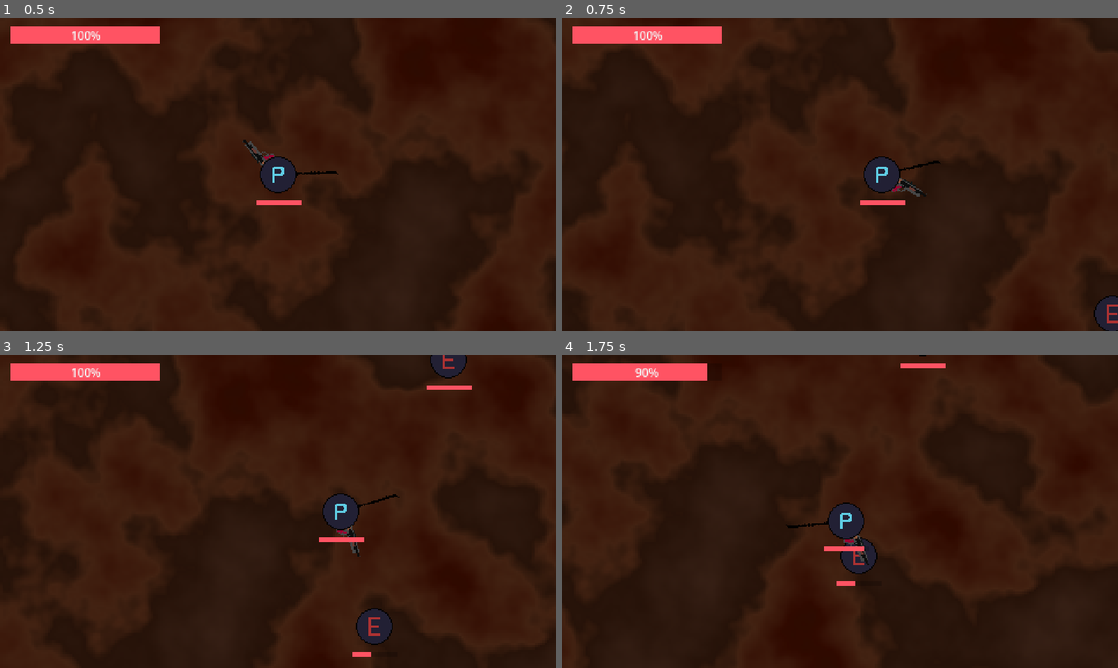
Above: before the commit, frames 1-4 (two rows, left to right).
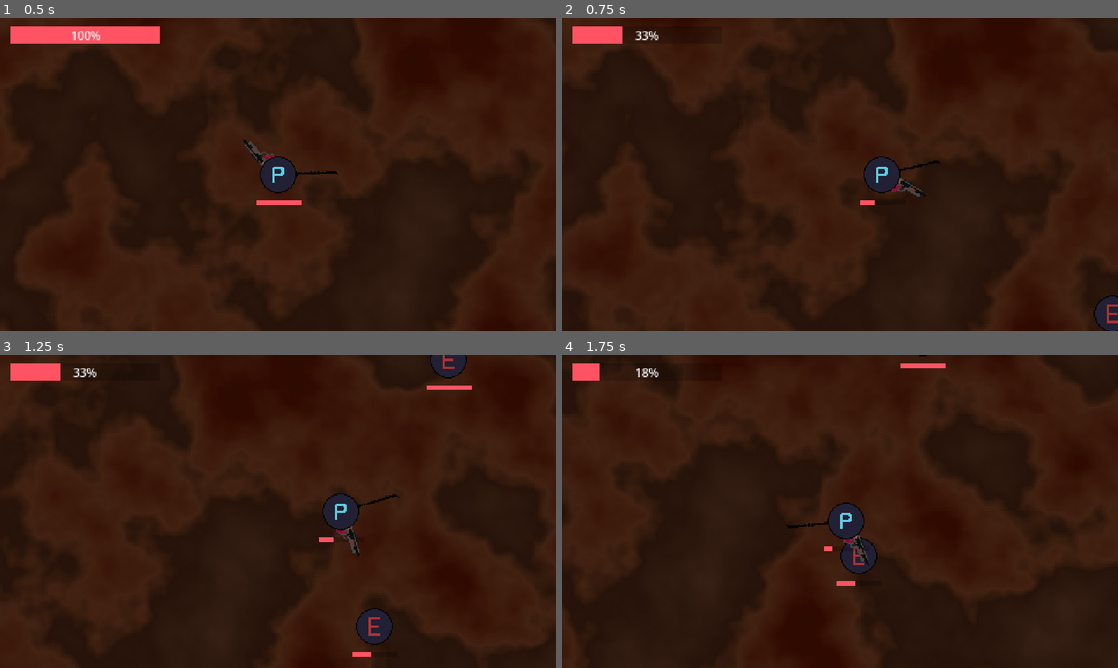
Above: after the commit, the same moments.

Repository: BaldurThor/CGDD
Game: Godot game, scene res://scenes/main.tscn
The game is run twice, just before and just after one commit, with the same random seed, the same clock (stepped at 60 frames per second) and the same inputs.
Inputs (mouse positions are in pixels of both pictures, inside the frame that each line leads up to):
- Up to frame 1 (0.5 s): no input
- Up to frame 2 (0.75 s): tap Enter at 0.5 s; move the mouse to (962, 158) at 0.52 s; hold D (move_right) from 0.53 s (still down); tap G at 0.6 s; click (962, 158) at 0.67 s
- Up to frame 3 (1.25 s): keep holding D (move_right)
- Up to frame 4 (1.75 s): move the mouse to (728, 527) at 1.27 s; release D (move_right) at 1.28 s; hold S (move_down) from 1.28 s (still down); tap G at 1.35 s

Frame 1 is identical in both runs. In frame 2, 1.1% of the frame differs, in the area x 10-62%, y 2-60%; in frame 3, 1.1%; in frame 4, 1.2%, in the area x 6-55%, y 2-63%.

Commit message:
Add basic ability implementation

Diff:
--- /dev/null
+++ b/assets/abilities/gater_hide.tres
@@ -0,0 +1,11 @@
+[gd_resource type="Resource" script_class="AbilityInfo" load_steps=3 format=3 uid="uid://bbt18co7pmomp"]
+
+[ext_resource type="Script" path="res://scripts/ability_system/abilities/gater_hide.gd" id="1_f6gvn"]
+[ext_resource type="Script" path="res://scripts/ability_system/ability_info.gd" id="2_esiq2"]
+
+[resource]
+script = ExtResource("2_esiq2")
+ability_script = ExtResource("1_f6gvn")
+name = "Gater Hide"
+rarity = 0
+incompatabilities = Array[ExtResource("2_esiq2")]([])
--- /dev/null
+++ b/assets/abilities/loot_table.tres
@@ -0,0 +1,9 @@
+[gd_resource type="Resource" script_class="AbilityPool" load_steps=4 format=3 uid="uid://ci2k3ke86qm0e"]
+
+[ext_resource type="Script" path="res://scripts/ability_system/ability_info.gd" id="1_7pjxk"]
+[ext_resource type="Resource" uid="uid://bbt18co7pmomp" path="res://assets/abilities/gater_hide.tres" id="2_u5r05"]
+[ext_resource type="Script" path="res://scripts/ability_system/ability_pool.gd" id="3_bjtgc"]
+
+[resource]
+script = ExtResource("3_bjtgc")
+abilities = Array[ExtResource("1_7pjxk")]([ExtResource("2_u5r05")])
--- /dev/null
+++ b/assets/icons/editor/bxs_bar_chart_alt_2.svg
@@ -0,0 +1 @@
+<svg xmlns="http://www.w3.org/2000/svg" width="24" height="24" viewBox="0 0 24 24"><path fill="#fff" d="M6 21H3a1 1 0 0 1-1-1v-8a1 1 0 0 1 1-1h3a1 1 0 0 1 1 1v8a1 1 0 0 1-1 1m7 0h-3a1 1 0 0 1-1-1V3a1 1 0 0 1 1-1h3a1 1 0 0 1 1 1v17a1 1 0 0 1-1 1m7 0h-3a1 1 0 0 1-1-1V9a1 1 0 0 1 1-1h3a1 1 0 0 1 1 1v11a1 1 0 0 1-1 1"/></svg>
--- /dev/null
+++ b/assets/icons/editor/bxs_category_alt.svg
@@ -0,0 +1 @@
+<svg xmlns="http://www.w3.org/2000/svg" width="24" height="24" viewBox="0 0 24 24"><path fill="#fff" d="M10 3H4a1 1 0 0 0-1 1v6a1 1 0 0 0 1 1h6a1 1 0 0 0 1-1V4a1 1 0 0 0-1-1m10 10h-6a1 1 0 0 0-1 1v6a1 1 0 0 0 1 1h6a1 1 0 0 0 1-1v-6a1 1 0 0 0-1-1M17 3c-2.206 0-4 1.794-4 4s1.794 4 4 4s4-1.794 4-4s-1.794-4-4-4M7 13c-2.206 0-4 1.794-4 4s1.794 4 4 4s4-1.794 4-4s-1.794-4-4-4"/></svg>
--- /dev/null
+++ b/default_bus_layout.tres
@@ -0,0 +1,4 @@
+[gd_resource type="AudioBusLayout" format=3 uid="uid://dmtpb5xl1lpwo"]
+
+[resource]
+bus/0/volume_db = -13.2994
--- a/scenes/player.tscn
+++ b/scenes/player.tscn
@@ -9,14 +9,17 @@
 [ext_resource type="Resource" uid="uid://dfrpeoaucgrw1" path="res://assets/weapons/rifle.tres" id="6_hxhvb"]
 [ext_resource type="PackedScene" path="res://scenes/bullet.tscn" id="6_rvydb"]
 [ext_resource type="Script" path="res://scripts/rod_swivel.gd" id="6_swhb5"]
+[ext_resource type="Resource" uid="uid://ci2k3ke86qm0e" path="res://assets/abilities/loot_table.tres" id="7_75cg3"]
 [ext_resource type="Texture2D" uid="uid://cfyf3iuyo4vwe" path="res://assets/rod_placeholder.png" id="7_l7pv7"]
 [ext_resource type="Script" path="res://scenes/experience_radius.gd" id="11_fmot2"]
 [ext_resource type="AudioStream" uid="uid://i5mn37rth3s2" path="res://assets/sounds/xp.wav" id="12_ax3nw"]
 [ext_resource type="Theme" uid="uid://hn44xjwjebxk" path="res://themes/health_bar.tres" id="13_soul0"]
-[ext_resource type="PackedScene" uid="uid://b27piue7iem4c" path="res://scenes/health_bar.tscn" id="13_vcw5i"]
+[ext_resource type="PackedScene" uid="uid://bleqfdgdk2i4" path="res://scenes/health_bar.tscn" id="13_vcw5i"]
 [ext_resource type="Script" path="res://scripts/hud/health_bar.gd" id="14_543rk"]
 [ext_resource type="Script" path="res://scripts/hud/hud.gd" id="15_60owl"]
 [ext_resource type="Script" path="res://scripts/entity_health.gd" id="15_t31hb"]
+[ext_resource type="Script" path="res://scripts/ability_system/ability_system.gd" id="18_wo8qc"]
+[ext_resource type="Script" path="res://scripts/player_stats.gd" id="19_qdydl"]
 
 [sub_resource type="ShaderMaterial" id="ShaderMaterial_upf5s"]
 shader = ExtResource("2_k5ka0")
@@ -43,6 +46,38 @@
 
 [node name="Player" type="CharacterBody2D"]
 script = ExtResource("1_8f13i")
+
+[node name="PlayerHealth" type="Node" parent="."]
+unique_name_in_owner = true
+script = ExtResource("15_t31hb")
+
+[node name="HUD" type="CanvasLayer" parent="."]
+script = ExtResource("15_60owl")
+
+[node name="TopLeft" type="VBoxContainer" parent="HUD"]
+offset_left = 9.0
+offset_top = 7.0
+offset_right = 138.0
+offset_bottom = 22.0
+
+[node name="HealthBar" type="ProgressBar" parent="HUD/TopLeft"]
+layout_mode = 2
+size_flags_vertical = 3
+theme = ExtResource("13_soul0")
+script = ExtResource("14_543rk")
+health_node_path = NodePath("../../../PlayerHealth")
+
+[node name="AbilitySystem" type="Node" parent="."]
+unique_name_in_owner = true
+script = ExtResource("18_wo8qc")
+loot_table = ExtResource("7_75cg3")
+
+[node name="PlayerStats" type="Node" parent="."]
+unique_name_in_owner = true
+script = ExtResource("19_qdydl")
+
+[node name="HealthBar" parent="." instance=ExtResource("13_vcw5i")]
+health_node_path = NodePath("../PlayerHealth")
 
 [node name="BGSprite" type="Sprite2D" parent="."]
 z_index = -50
@@ -104,25 +139,4 @@
 [node name="PickUpSoundEffect" type="AudioStreamPlayer2D" parent="."]
 stream = ExtResource("12_ax3nw")
 
-[node name="HealthBar" parent="." instance=ExtResource("13_vcw5i")]
-
-[node name="EntityHealth" type="Node" parent="."]
-script = ExtResource("15_t31hb")
-
-[node name="HUD" type="CanvasLayer" parent="."]
-script = ExtResource("15_60owl")
-
-[node name="TopLeft" type="VBoxContainer" parent="HUD"]
-offset_left = 9.0
-offset_top = 7.0
-offset_right = 138.0
-offset_bottom = 22.0
-
-[node name="HealthBar" type="ProgressBar" parent="HUD/TopLeft"]
-layout_mode = 2
-size_flags_vertical = 3
-theme = ExtResource("13_soul0")
-script = ExtResource("14_543rk")
-health_node_path = NodePath("../../../EntityHealth")
-
 [connection signal="body_entered" from="ExperienceRange" to="ExperienceRange" method="_on_body_entered"]
--- /dev/null
+++ b/scripts/ability_system.gd
@@ -0,0 +1,11 @@
+extends Node
+
+
+# Called when the node enters the scene tree for the first time.
+func _ready() -> void:
+	pass # Replace with function body.
+
+
+# Called every frame. 'delta' is the elapsed time since the previous frame.
+func _process(delta: float) -> void:
+	pass
--- /dev/null
+++ b/scripts/ability_system/abilities/gater_hide.gd
@@ -0,0 +1,4 @@
+extends Ability
+
+func apply_effects(player_stats: PlayerStats, player_health: EntityHealth) -> void:
+	player_health.max_health += 10
--- /dev/null
+++ b/scripts/ability_system/ability_base.gd
@@ -0,0 +1,10 @@
+class_name Ability extends Node
+
+var player: Player
+
+func init(player: Player) -> void:
+	self.player = player
+
+# Overridable method for modifying player
+func apply_effects(player_stats: PlayerStats, player_health: EntityHealth) -> void:
+	pass
--- /dev/null
+++ b/scripts/ability_system/ability_info.gd
@@ -0,0 +1,14 @@
+class_name AbilityInfo extends Resource
+
+enum Rarity {
+	COMMON,
+	UNCOMMON,
+	RARE,
+}
+
+@export var ability_script: Script
+@export var name: String
+@export var rarity: Rarity = Rarity.COMMON
+@export var icon: Texture2D
+
+@export var incompatabilities: Array[AbilityInfo]
--- /dev/null
+++ b/scripts/ability_system/ability_pool.gd
@@ -0,0 +1,6 @@
+class_name AbilityPool extends Resource
+
+@export var abilities: Array[AbilityInfo] = []
+
+func pick_ability() -> AbilityInfo:
+	return abilities.pick_random()
--- /dev/null
+++ b/scripts/ability_system/ability_system.gd
@@ -0,0 +1,14 @@
+@icon("res://assets/icons/editor/bxs_category_alt.svg")
+class_name AbilitySystem extends Node
+
+@export var loot_table: AbilityPool
+@onready var player_health: EntityHealth = %PlayerHealth
+@onready var player_stats: PlayerStats = %PlayerStats
+
+func _input(event: InputEvent) -> void:
+	if event is InputEventKey and event.keycode == KEY_G:
+		add_ability(loot_table.pick_ability())
+
+func add_ability(ability: AbilityInfo):
+	var ability_node: Ability = ability.ability_script.new()
+	ability_node.apply_effects(player_stats, player_health)
--- a/scripts/entity_health.gd
+++ b/scripts/entity_health.gd
@@ -4,7 +4,9 @@
 
 @export var max_health: int = 10:
 	set(value):
+		var delta = max_health - value
 		max_health = max(1, value)
+		health_changed.emit(value, delta)
 		health = min(value, health)
 
 @export var health: int = 10:
@@ -22,6 +24,7 @@
 var is_invincible: bool = false
 
 signal health_changed(new_health: int, change: int)
+signal max_health_changed(new_max_health: int, change: int)
 signal death
 
 func deal_damage(amount: int) -> void:
--- a/scripts/hud/health_bar.gd
+++ b/scripts/hud/health_bar.gd
@@ -7,9 +7,11 @@
 func _ready() -> void:
 	health_node = get_node(health_node_path)
 	health_node.health_changed.connect(_update_health_visuals)
+	health_node.max_health_changed.connect(_update_health_visuals)
 	max_value = health_node.max_health
 	step = 1
 	value = health_node.health
 
-func _update_health_visuals(new_health: int, _change: int):
-	value = new_health
+func _update_health_visuals(_new_health: int, _change: int):
+	max_value = health_node.max_health
+	value = health_node.health
--- a/scripts/player.gd
+++ b/scripts/player.gd
@@ -2,18 +2,9 @@
 
 # how many seconds you are invincible after being hit
 
-
-@export_category("Stats")
-@export var speed: float = 300.0 # logarithmic scale
-@export var damage: int = 10 # linear
-@export var health: int = 10 # linear
-@export_range(0, 0.75, 0.01) var dodge_chance: float = 0.0 # linear
-@export_range(0, 3, 0.01) var crit_chance: float = 0.0 # linear
-@export_range(0, 2, 1, "or_greater") var extra_projectiles = 0 # linear addative
-@export var attack_speed: int = 1
-
 @onready var pick_up_sound_effect: AudioStreamPlayer2D = $PickUpSoundEffect
-@onready var entity_health: EntityHealth = $EntityHealth
+@onready var player_health: EntityHealth = $PlayerHealth
+@onready var player_stats: Node = $PlayerStats
 
 func _init() -> void:
 	# Make sure GameManager knows about this player instance.
@@ -31,12 +22,12 @@
 	var y_direction := Input.get_axis("move_up", "move_down")
 	var direction := Vector2(x_direction, y_direction).normalized()
 
-	velocity = direction * speed
+	velocity = direction * player_stats.speed
 
 	move_and_slide()
 
 func take_damage(amount: int) -> void:
-	entity_health.deal_damage(amount)
+	player_health.deal_damage(amount)
 
 func gain_experience(amount: int) -> void:
 	# TODO: Make the pitch based on % progress to the next level on a scale of 0.5 - 2.0
--- /dev/null
+++ b/scripts/player_stats.gd
@@ -0,0 +1,12 @@
+@icon("res://assets/icons/editor/bxs_bar_chart_alt_2.svg")
+class_name PlayerStats extends Node
+
+@export_category("Base Stats")
+@export var speed: float = 300.0 # logarithmic scale
+@export_range(0, 0.75, 0.01) var dodge_chance: float = 0.0 # linear
+@export_range(0, 3, 0.01) var crit_chance: float = 0.0 # linear
+@export_range(0, 2, 1, "or_greater") var extra_projectiles = 0 # linear addative
+
+@export_category("Stat Multipliers")
+@export var damage: float = 1 # linear
+@export var attack_speed: float = 1 # linear
Not shown, added: assets/icons/editor/bxs_bar_chart_alt_2.svg.import
Not shown, added: assets/icons/editor/bxs_category_alt.svg.import
Not shown: 1 places in scenes/health_bar.tscn that only renumber resources
Not shown: 1 places in scenes/player.tscn that only renumber resources
